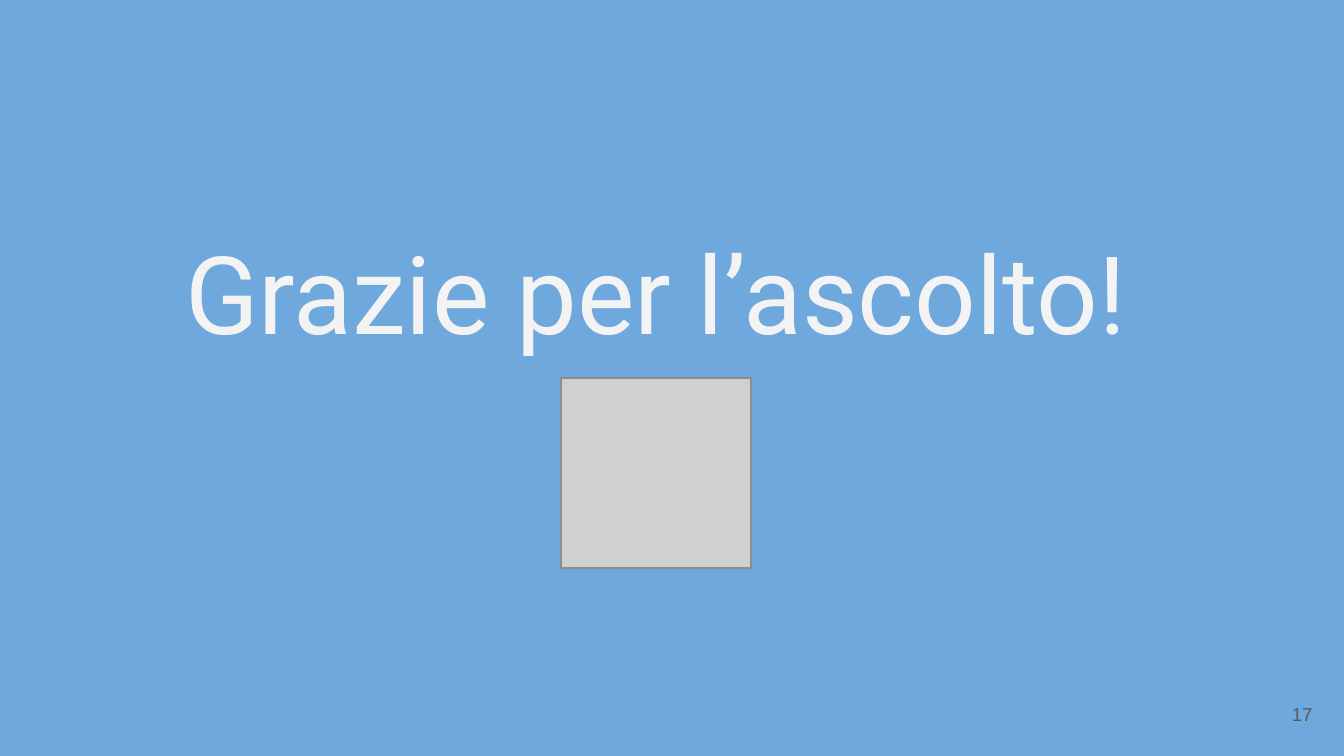
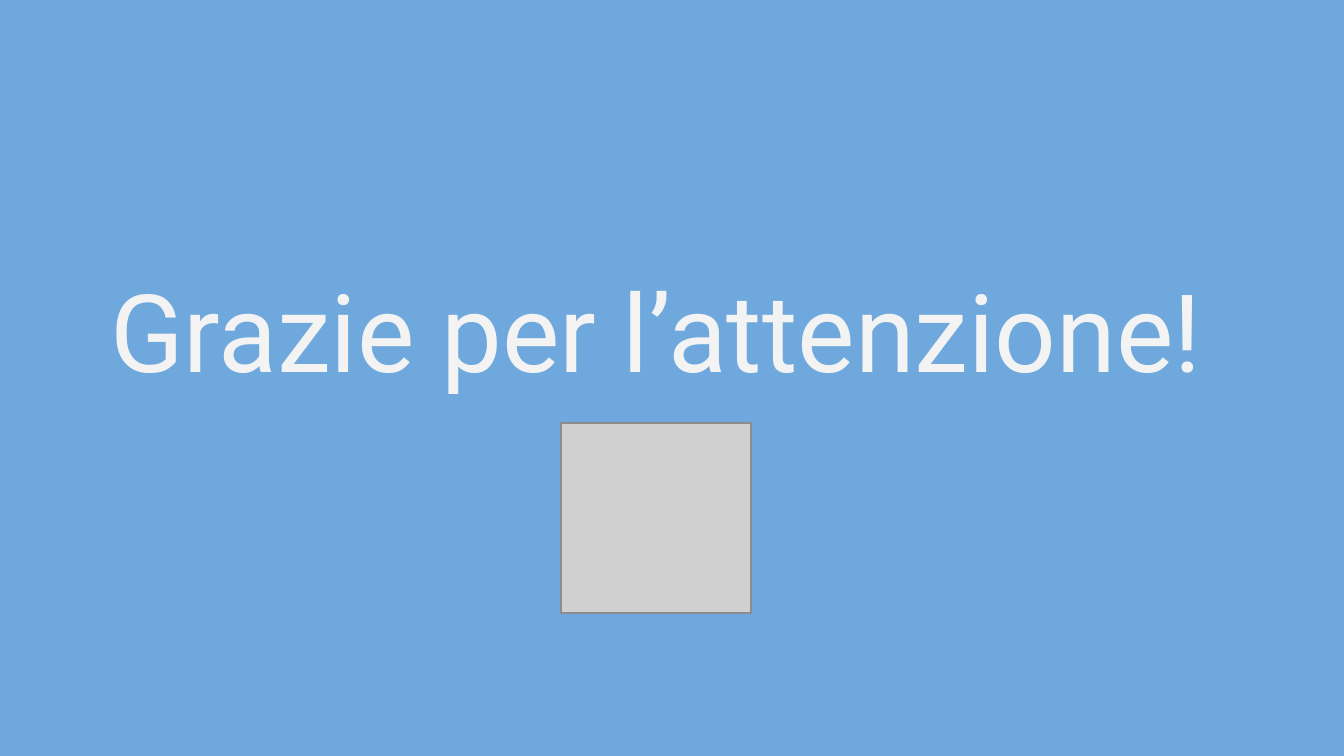
Before and after one commit to Mantotheale/PokemonScientificVisualization, a slide deck: slide 21 of Pokemon - Visualizzazione Scientifica.pptx (slide 17 before the commit). Drawn at 1344x756 pixels with LibreOffice and Linux fonts; fonts in the diff are those of the drawing; grey boxes stand for pictures. Boxes give left, top, right and bottom in pixels: in the first picture for what was removed or moved away, otherwise in the second. Text is boxed around its words. In the diff, an @@ line names an element or a change of style, - is before the commit and + after.

```diff
--- a/Pokemon - Visualizzazione Scientifica.pptx
+++ b/Pokemon - Visualizzazione Scientifica.pptx
@@ title at bbox=[110, 291, 1202, 394]: text changed @@
-Grazie per l’ascolto!
+Grazie per l’attenzione!
@@ picture: place and size @@
-picture at bbox=[560, 378, 750, 567]
+picture at bbox=[560, 423, 750, 613]
@@ page number removed at bbox=[1292, 708, 1313, 721] @@
-17
```
Also in this commit, not shown: 15 other slides changed, 5 slides added, 1 slide removed, 1 other file.
